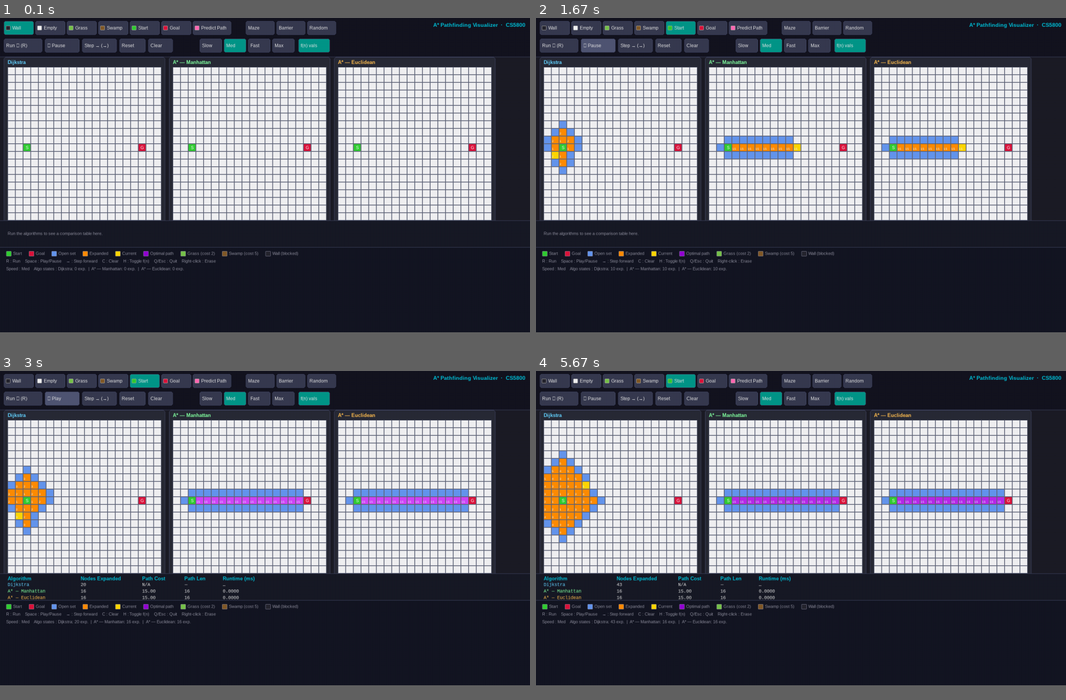
Above: before the commit, frames 1-4 (two rows, left to right).
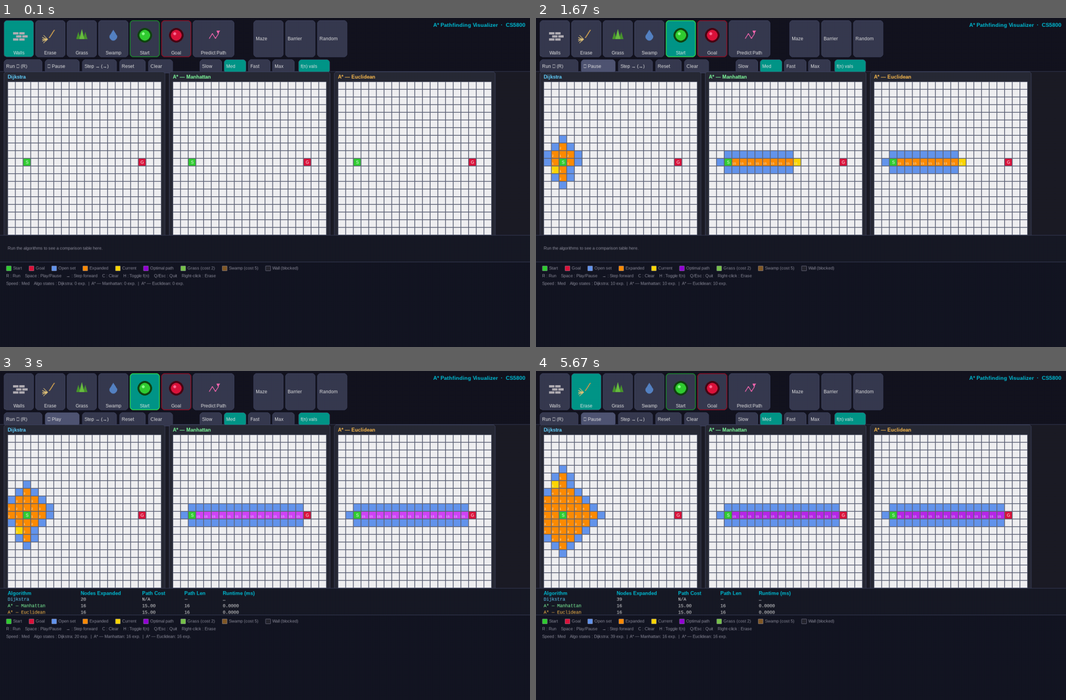
Above: after the commit, the same moments.

Repository: amberfxy/astar-pathfinding-visualizer
Game: pygame game, started from main.py
Two runs of this game, one before a commit and one after it. Both use one fixed random seed, a clock stepped at 60 frames per second and the inputs below.
Inputs (mouse positions are in pixels of both pictures, inside the frame that each line leads up to):
- Up to frame 1 (0.1 s): no input
- Up to frame 2 (1.67 s): tap Space at 0.33 s; click "Start" at 0.72 s; hold Right 1-1.47 s; click "▶ Play" at 1.55 s
- Up to frame 3 (3 s): hold Right 1.83-2.3 s; tap Space at 1.9, 2.2, 2.4, 2.7 s; hold Right 2.33-2.97 s
- Up to frame 4 (5.67 s): click (583, 390) at 3.05 s, where only the run after the commit has a clickable "Erase"; click (599, 420) at 3.38 s, where only the run after the commit has a clickable "▶ Play"; hold Right 3.67-4.13 s; tap Space at 3.73, 4.03, 4.23, 4.53, 4.73, 5.03, 5.4 s; hold Right 4.17-4.63 s; hold Right 4.67-5.3 s; hold Right from 5.33 s (still down)
In our replay, the window is 900x534 before the commit and 900x559 after it. These sizes can differ from the game's own. Grey fills any space a smaller window leaves; there, only what the larger window draws over its background counts as a difference.

The runs differ from the first frame. In frame 1, 24% of the frame differs, in the area x 0-100%, y 0-82%; in frame 2, 26%; in frame 3, 28%; in frame 4, 29%.

Commit message:
update icon for functions

Diff:
--- a/constants.py
+++ b/constants.py
@@ -4,7 +4,7 @@
 """
 
 # ── Window ─────────────────────────────────────────────────────────────────
-WIN_W, WIN_H = 1380, 820
+WIN_W, WIN_H = 1380, 858
 FPS          = 60
 
 # ── Grid geometry ──────────────────────────────────────────────────────────
@@ -13,7 +13,7 @@
 GRID_PX = GRID_N * CELL # 400 px
 
 # ── Panel layout ───────────────────────────────────────────────────────────
-TOOLBAR_H     = 102     # top toolbar height
+TOOLBAR_H     = 140     # top toolbar height
 PANEL_W       = GRID_PX + 20   # 420 — 10 px padding each side
 PANEL_MARGIN  = 10
 # x origin of each of the 3 panels
--- a/main.py
+++ b/main.py
@@ -51,10 +51,12 @@
         rect: tuple[int, int, int, int],
         label: str,
         swatch: tuple[int, int, int] | None = None,
+        icon: str | None = None,
     ) -> None:
         self.rect    = pygame.Rect(rect)
         self.label   = label
-        self.swatch  = swatch      # optional coloured square on left
+        self.swatch  = swatch      # legacy: coloured square (used by non-brush buttons)
+        self.icon    = icon        # icon type for brush buttons
         self.active  = False
         self.hovered = False
 
@@ -66,19 +68,112 @@
 
     def draw(self, surf: pygame.Surface, font: pygame.font.Font) -> None:
         bg = C_BTN_ACTIVE if self.active else (C_BTN_HOVER if self.hovered else C_BTN_IDLE)
-        pygame.draw.rect(surf, bg,       self.rect, border_radius=5)
-        pygame.draw.rect(surf, C_BORDER, self.rect, 1, border_radius=5)
-
-        x_off = 6
-        if self.swatch is not None:
-            sr = pygame.Rect(self.rect.x + 5, self.rect.centery - 6, 12, 12)
-            pygame.draw.rect(surf, self.swatch, sr, border_radius=2)
-            pygame.draw.rect(surf, (160, 160, 160), sr, 1, border_radius=2)
-            x_off = 22
-
-        lbl = font.render(self.label, True, C_BTN_TEXT)
-        surf.blit(lbl, (self.rect.x + x_off,
-                        self.rect.centery - lbl.get_height() // 2))
+        pygame.draw.rect(surf, bg, self.rect, border_radius=8)
+
+        if self.icon in ('start', 'goal'):
+            # Neon glow border — always visible, brighter when active
+            neon = (50, 220, 80) if self.icon == 'start' else (230, 30, 65)
+            alpha = 255 if self.active else 160
+            border_col = tuple(int(c * alpha / 255) for c in neon)
+            pygame.draw.rect(surf, border_col, self.rect, 2, border_radius=8)
+        else:
+            pygame.draw.rect(surf, C_BORDER, self.rect, 1, border_radius=8)
+
+        if self.icon:
+            # Icon centred in upper area, label at the bottom
+            icon_cy = self.rect.top + (self.rect.height - 18) // 2
+            cx = self.rect.centerx
+            self._draw_icon(surf, cx, icon_cy)
+            lbl = font.render(self.label, True, C_BTN_TEXT)
+            lx = self.rect.centerx - lbl.get_width() // 2
+            ly = self.rect.bottom - lbl.get_height() - 4
+            surf.blit(lbl, (lx, ly))
+        else:
+            # Legacy layout: optional swatch + centred text
+            x_off = 6
+            if self.swatch is not None:
+                sr = pygame.Rect(self.rect.x + 5, self.rect.centery - 6, 12, 12)
+                pygame.draw.rect(surf, self.swatch, sr, border_radius=2)
+                pygame.draw.rect(surf, (160, 160, 160), sr, 1, border_radius=2)
+                x_off = 22
+            lbl = font.render(self.label, True, C_BTN_TEXT)
+            surf.blit(lbl, (self.rect.x + x_off,
+                            self.rect.centery - lbl.get_height() // 2))
+
+    # ── Icon drawing helpers ────────────────────────────────────────────────
+
+    def _draw_icon(self, surf: pygame.Surface, cx: int, cy: int) -> None:
+        if self.icon == 'wall':
+            self._icon_wall(surf, cx, cy)
+        elif self.icon == 'erase':
+            self._icon_erase(surf, cx, cy)
+        elif self.icon == 'grass':
+            self._icon_grass(surf, cx, cy)
+        elif self.icon == 'swamp':
+            self._icon_swamp(surf, cx, cy)
+        elif self.icon == 'start':
+            self._icon_circle(surf, cx, cy, (50, 205, 50))
+        elif self.icon == 'goal':
+            self._icon_circle(surf, cx, cy, (220, 20, 60))
+        elif self.icon == 'predict':
+            self._icon_predict(surf, cx, cy)
+
+    def _icon_wall(self, surf: pygame.Surface, cx: int, cy: int) -> None:
+        col = (178, 174, 180)
+        bw, bh, g = 14, 6, 2
+        offsets = [0, bw // 2 + g // 2, 0]
+        for row in range(3):
+            y0 = cy - bh - g + row * (bh + g)
+            ox = cx - bw - g // 2 + offsets[row]
+            for _ in range(2):
+                pygame.draw.rect(surf, col, (ox, y0, bw, bh), border_radius=1)
+                ox += bw + g
+
+    def _icon_erase(self, surf: pygame.Surface, cx: int, cy: int) -> None:
+        col_h = (200, 155, 80)   # handle (wood)
+        col_b = (225, 195, 120)  # bristles (straw)
+        # Handle: diagonal stick
+        pygame.draw.line(surf, col_h, (cx + 10, cy - 14), (cx - 3, cy + 6), 3)
+        # Bristle fan at the bottom of the handle
+        bx, by = cx - 8, cy + 10
+        for i in range(5):
+            angle = math.pi * (0.75 + i * 0.125)
+            ex = int(bx + 13 * math.cos(angle))
+            ey = int(by + 13 * math.sin(angle))
+            pygame.draw.line(surf, col_b, (bx, by), (ex, ey), 2)
+
+    def _icon_grass(self, surf: pygame.Surface, cx: int, cy: int) -> None:
+        col1 = (105, 190, 65)   # main blade
+        col2 = (72, 150, 45)    # side blades
+        # Left blade
+        pygame.draw.polygon(surf, col2, [(cx - 9, cy - 8), (cx - 14, cy + 9), (cx - 4, cy + 9)])
+        # Right blade
+        pygame.draw.polygon(surf, col2, [(cx + 9, cy - 8), (cx + 4, cy + 9), (cx + 14, cy + 9)])
+        # Centre blade (on top)
+        pygame.draw.polygon(surf, col1, [(cx, cy - 15), (cx - 6, cy + 9), (cx + 6, cy + 9)])
+
+    def _icon_swamp(self, surf: pygame.Surface, cx: int, cy: int) -> None:
+        col = (85, 130, 195)
+        # Teardrop: triangle tip + circular body
+        pygame.draw.polygon(surf, col, [(cx, cy - 14), (cx - 10, cy + 2), (cx + 10, cy + 2)])
+        pygame.draw.circle(surf, col, (cx, cy + 4), 10)
+
+    def _icon_circle(self, surf: pygame.Surface, cx: int, cy: int,
+                     color: tuple[int, int, int]) -> None:
+        r = 14
+        glow = tuple(c // 3 for c in color)
+        pygame.draw.circle(surf, glow, (cx, cy), r + 5)
+        pygame.draw.circle(surf, color, (cx, cy), r)
+        hl = tuple(min(255, c + 90) for c in color)
+        pygame.draw.circle(surf, hl, (cx - 4, cy - 4), 4)
+
+    def _icon_predict(self, surf: pygame.Surface, cx: int, cy: int) -> None:
+        col = (255, 105, 180)
+        pts = [(cx - 12, cy + 8), (cx - 4, cy - 5), (cx + 4, cy + 8), (cx + 12, cy - 5)]
+        for i in range(len(pts) - 1):
+            pygame.draw.line(surf, col, pts[i], pts[i + 1], 2)
+        # Arrow head
+        pygame.draw.polygon(surf, col, [(cx + 12, cy - 5), (cx + 8, cy - 12), (cx + 16, cy - 12)])
 
 
 # ══════════════════════════════════════════════════════════════════════════════
@@ -88,14 +183,15 @@
 class App:
 
     # ── Brushes available in toolbar ──────────────────────────────────────
+    # (terrain, label, swatch_legacy, icon)
     BRUSHES = [
-        ('wall',  'Wall',   TERRAIN_COLOR['wall']),
-        ('empty', 'Empty',  TERRAIN_COLOR['empty']),
-        ('grass', 'Grass',  TERRAIN_COLOR['grass']),
-        ('swamp', 'Swamp',  TERRAIN_COLOR['swamp']),
-        ('start', 'Start',  C_START),
-        ('goal',  'Goal',   C_GOAL),
-        ('predict', 'Predict Path', (255, 105, 180)), # Hot Pink for prediction
+        ('wall',    'Walls',        None, 'wall'),
+        ('empty',   'Erase',        None, 'erase'),
+        ('grass',   'Grass',        None, 'grass'),
+        ('swamp',   'Swamp',        None, 'swamp'),
+        ('start',   'Start',        None, 'start'),
+        ('goal',    'Goal',         None, 'goal'),
+        ('predict', 'Predict Path', None, 'predict'),
     ]
 
     # Layer 1: The Trap constraints
@@ -144,16 +240,17 @@
     # ── Toolbar construction ───────────────────────────────────────────────
 
     def _build_toolbar(self) -> None:
-        ROW1_Y = 8
-        ROW2_Y = 54
+        ROW1_Y = 6
+        ROW1_H = 96   # tall icon buttons
+        ROW2_Y = ROW1_Y + ROW1_H + 6
         H = 36
 
         # ── Row 1: Brush buttons ───────────────────────────────────────────
         self.brush_btns: list[Button] = []
         x = 10
-        for terrain, label, color in self.BRUSHES:
-            btn_w = 100 if terrain == 'predict' else 78
-            btn = Button((x, ROW1_Y, btn_w, H), label, swatch=color)
+        for terrain, label, _swatch, icon in self.BRUSHES:
+            btn_w = 108 if terrain == 'predict' else 78
+            btn = Button((x, ROW1_Y, btn_w, ROW1_H), label, icon=icon)
             btn.active  = (terrain == self.brush)
             btn.terrain = terrain          # type: ignore[attr-defined]
             self.brush_btns.append(btn)
@@ -161,12 +258,12 @@
 
         # ── Row 1 right: preset maps ───────────────────────────────────────
         self.preset_btns: list[Button] = []
-        px = 640  # Moved further right to avoid overlapping with Predict Path
+        px = 660
         for label, key in [('Maze', 'maze'), ('Barrier', 'barrier'), ('Random', 'random')]:
-            btn = Button((px, ROW1_Y, 75, H), label)
+            btn = Button((px, ROW1_Y, 78, ROW1_H), label)
             btn.key = key      # type: ignore[attr-defined]
             self.preset_btns.append(btn)
-            px += 80
+            px += 83
 
         # ── Row 2: Action & speed buttons ─────────────────────────────────
         self.action_btns: dict[str, Button] = {}
@@ -469,21 +566,18 @@
         pygame.draw.rect(self.screen, C_TOOLBAR, (0, 0, WIN_W, TOOLBAR_H))
         pygame.draw.line(self.screen, C_BORDER, (0, TOOLBAR_H - 1), (WIN_W, TOOLBAR_H - 1))
 
-        # Title (top-left)
+        # Title (top-right)
         title = self.f_title.render(
             'A* Pathfinding Visualizer  ·  CS5800', True, C_ACCENT)
         self.screen.blit(title, (WIN_W - title.get_width() - 12, 10))
 
-        # Row 1 label
-        lbl = self.f_small.render('Brush:', True, C_DIM)
-        self.screen.blit(lbl, (10, 18))
-
-        # Row 2 labels
+        # Row 2 labels (controls row)
+        row2_label_y = TOOLBAR_H - 36 - 14   # just above the action buttons
         lbl2 = self.f_small.render('Controls:', True, C_DIM)
-        self.screen.blit(lbl2, (10, 64))
+        self.screen.blit(lbl2, (10, row2_label_y))
 
         spd_lbl = self.f_small.render('Speed:', True, C_DIM)
-        self.screen.blit(spd_lbl, (520, 64))
+        self.screen.blit(spd_lbl, (520, row2_label_y))
 
         all_btns = (self.brush_btns + self.preset_btns
                     + list(self.action_btns.values()) + self.speed_btns)
--- a/metrics_log.csv
+++ b/metrics_log.csv
@@ -68,3 +68,6 @@
 2026-03-27T20:08:26,Dijkstra,239cf6e2aa,20,20,280,19.0000,16,23288.265708,True
 2026-03-27T20:08:26,A* — Manhattan,239cf6e2aa,20,20,36,19.0000,16,3001.695209,True
 2026-03-27T20:08:26,A* — Euclidean,239cf6e2aa,20,20,44,19.0000,16,3659.461250,True
+2026-03-27T20:34:34,Dijkstra,5cedcce8b1,20,20,260,16.0000,16,7.154936,True
+2026-03-27T20:34:34,A* — Manhattan,5cedcce8b1,20,20,16,16.0000,16,0.178041,True
+2026-03-27T20:34:34,A* — Euclidean,5cedcce8b1,20,20,16,16.0000,16,0.159290,True
Not shown, changed: .claude/settings.local.json
Not shown, added: .gitignore
